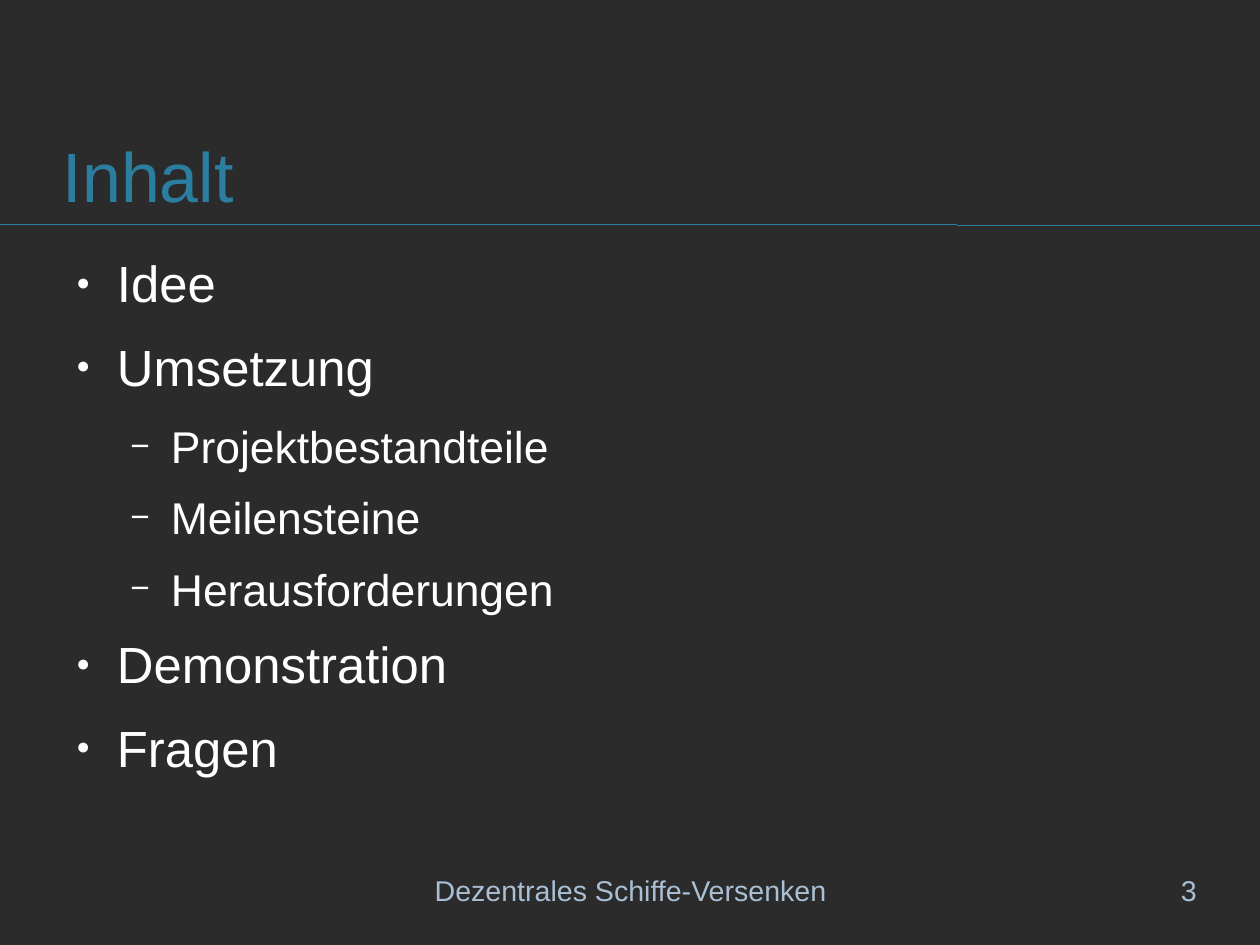
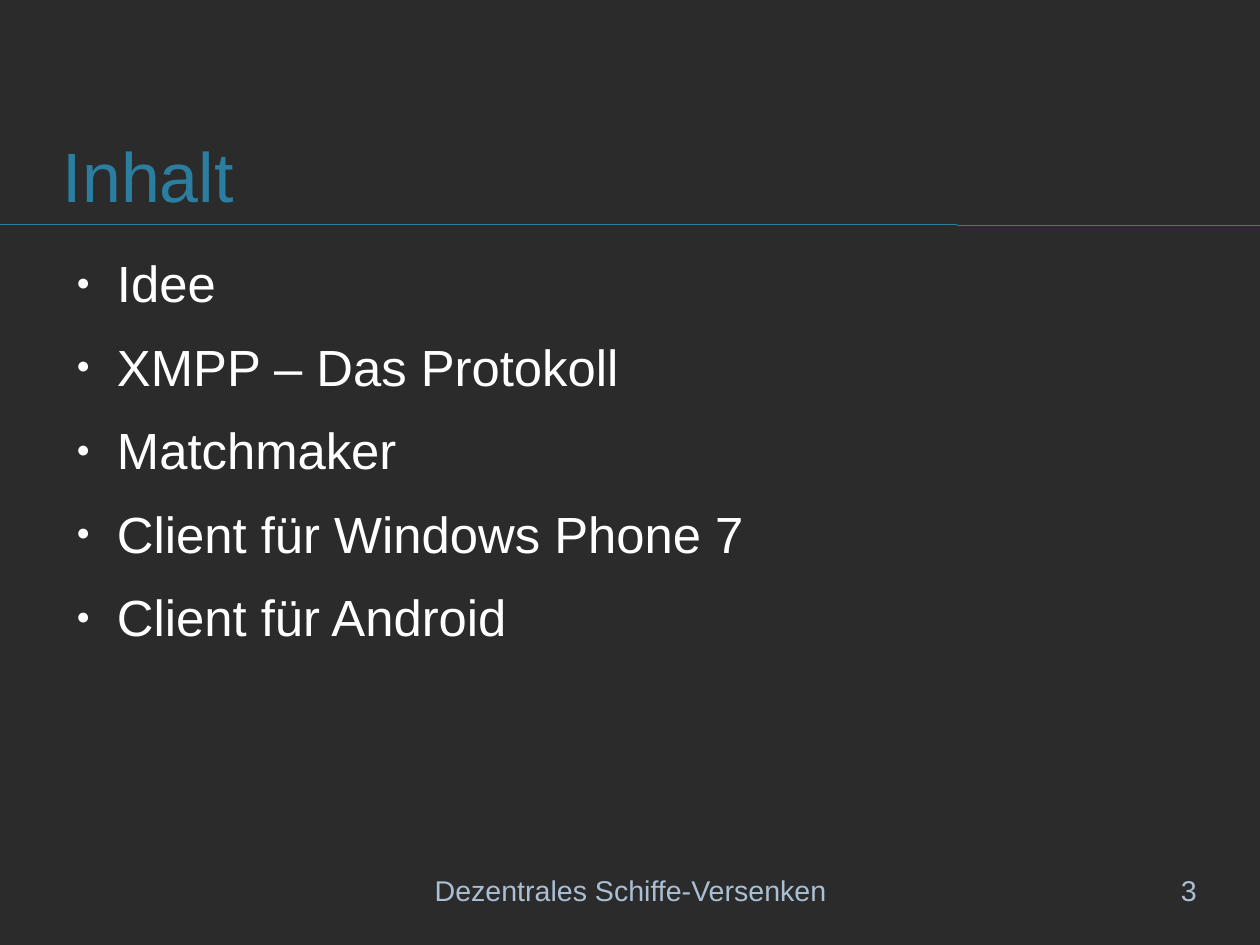
Before and after one commit to schiffchen/documentation, a slide deck: slide 3 of Praesentation/Projektpraesentation.odp. Drawn at 1260x945 pixels with LibreOffice and Linux fonts; fonts in the diff are those of the drawing; background and template pictures are left out; a plain dark background stands for a picture behind light text. Boxes give left, top, right and bottom in pixels: in the first picture for what was removed or moved away, otherwise in the second. Text is boxed around its words. In the diff, an @@ line names an element or a change of style, - is before the commit and + after.

```diff
--- a/Praesentation/Projektpraesentation.odp
+++ b/Praesentation/Projektpraesentation.odp
@@ text at box(117, 349, 743, 637): text changed; size 28 to 32 pt @@
-● Umsetzung
-  − Projektbestandteile
-  − Meilensteine
-  − Herausforderungen
-● Demonstration
-● Fragen
+● XMPP – Das Protokoll
+● Matchmaker
+● Client für Windows Phone 7
+● Client für Android
```
Also in this commit, not shown: 2 other slides changed, 2 slides added.
